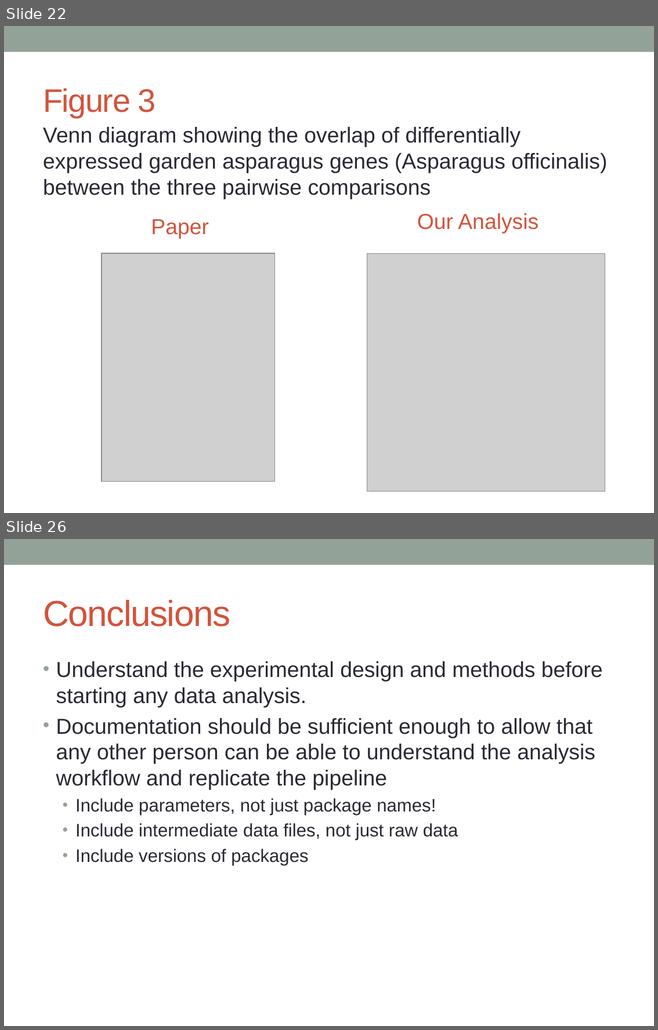
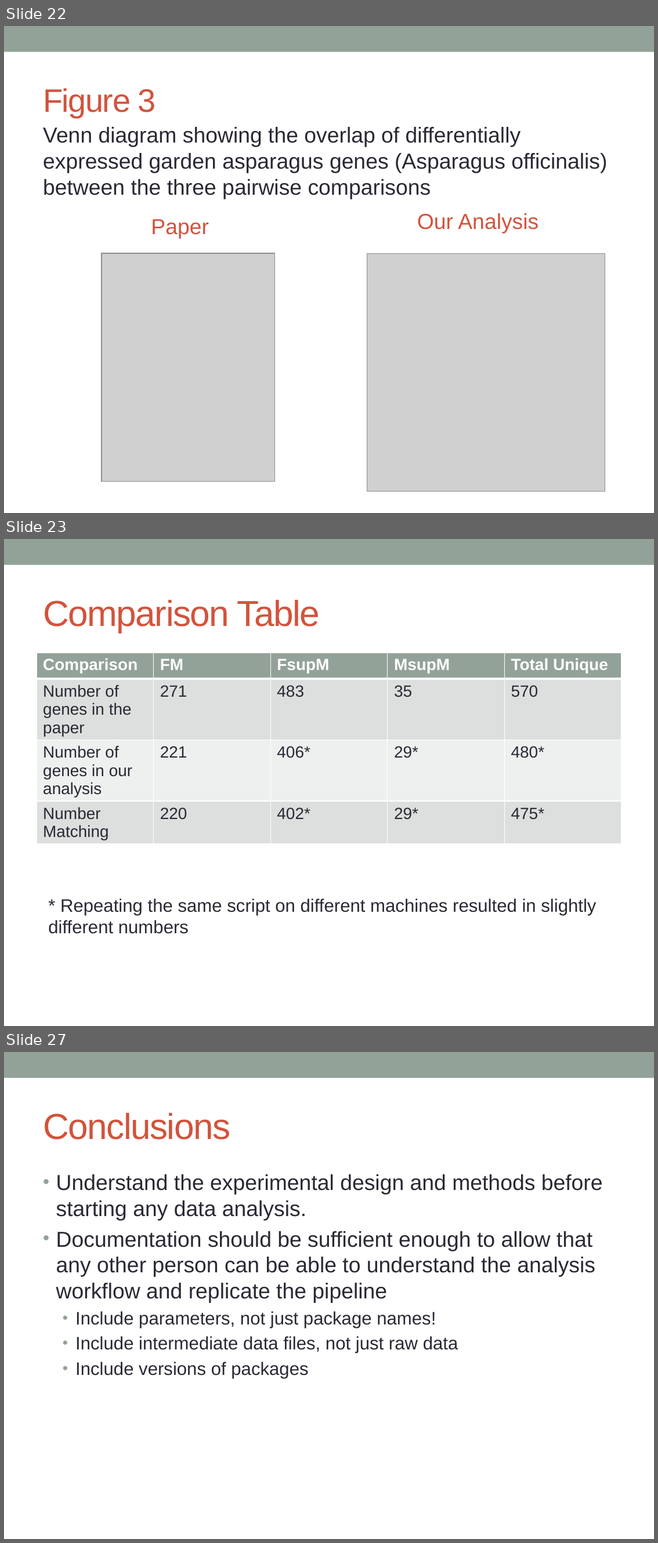
Before and after one commit to katholan/BCB546X-Spring2017_Valerin_final_project, a slide deck: asparagus.pptx. Shown one above the other, each under a label of ours: slides 22 and 26 before the commit, slides 22, 23 and 27 after it; the slides between them are not shown. The pictures are 658x1030 and 658x1543 pixels, drawn with LibreOffice and Linux fonts; fonts in the diff are those of the drawing; grey boxes stand for pictures. Boxes give left, top, right and bottom in pixels: in the first picture for what was removed or moved away, otherwise in the second. Text is boxed around its words. In the diff, an @@ line names an element or a change of style, - is before the commit and + after.

```diff
--- a/asparagus.pptx
+++ b/asparagus.pptx
@@ slide 23 added at box(4, 539, 654, 1026), background #FFFFFF; not listed: 1 template element that a slide beside it also shows @@
@@ title added at box(43, 600, 320, 633), 40 pt, text #D2533C @@
+Comparison Table
@@ table added at box(36, 653, 621, 855), 4 rows, 5 columns @@
+Comparison | FM | FsupM | MsupM | Total Unique
+Number of genes in the paper | 271 | 483 | 35 | 570
+Number of genes in our analysis | 221 | 406* | 29* | 480*
+Number Matching | 220 | 402* | 29* | 475*
@@ text added at box(48, 899, 596, 934), 20 pt, text #292934 @@
+* Repeating the same script on different machines resulted in slightly different numbers
@@ what was slide 26 is now slide 27 @@
```
Also in this commit, not shown: 6 slides changed, 1 slide removed.
